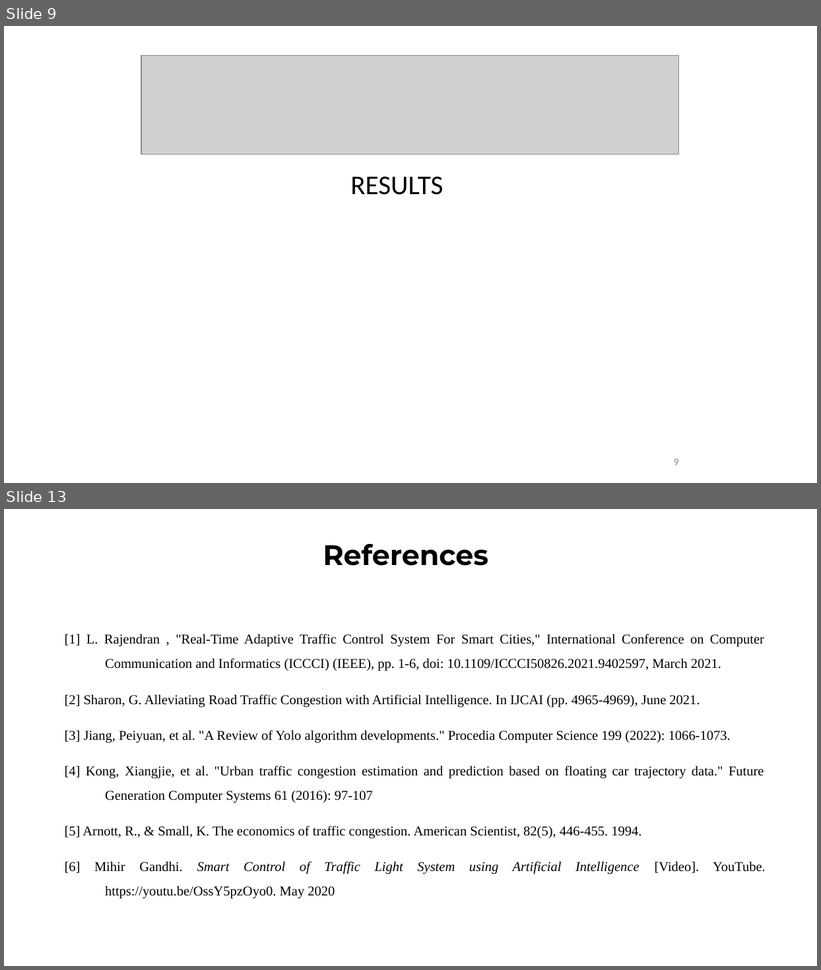
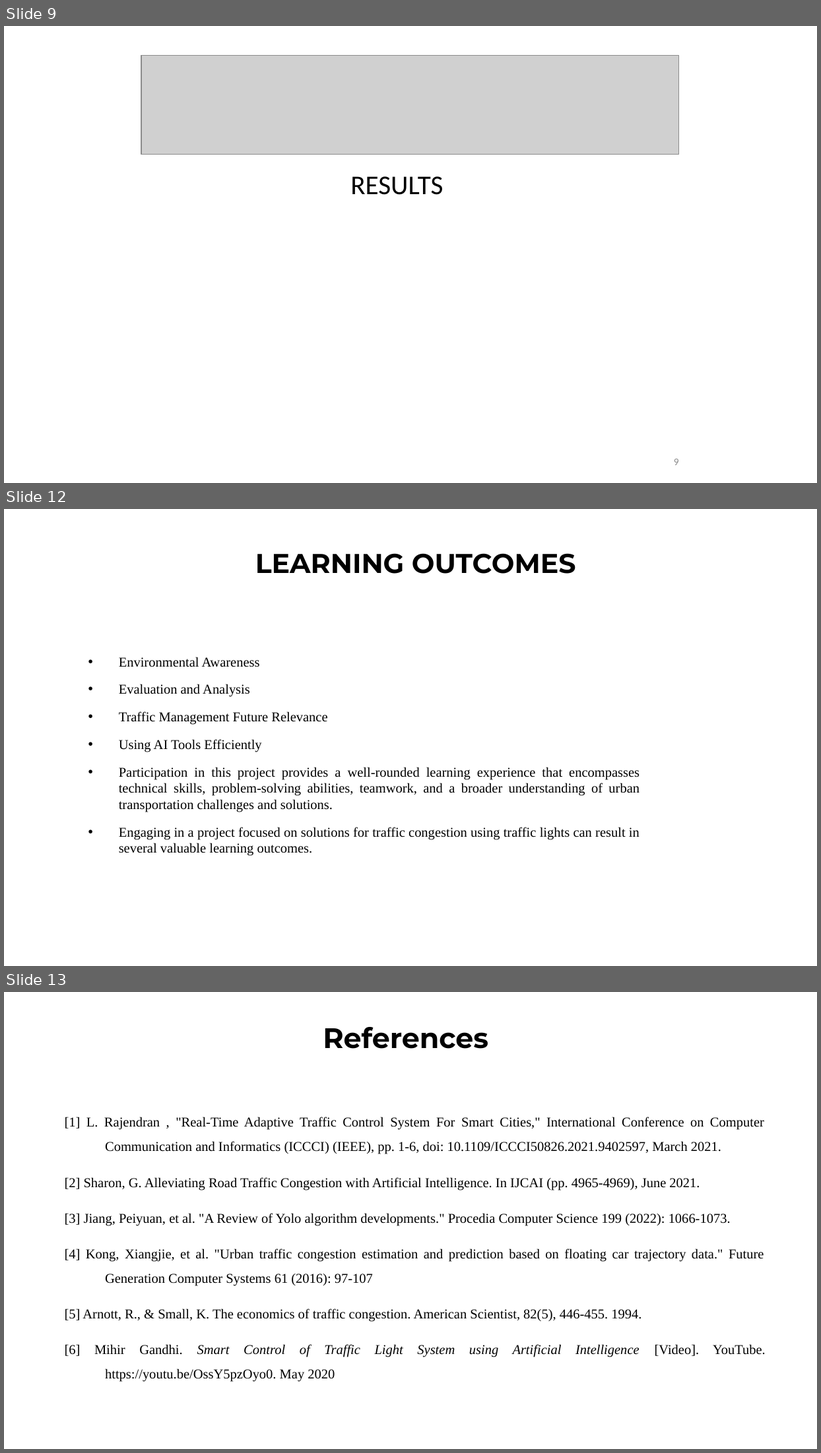
Before and after one commit to Vaibhav-Magadum/MiniProject, a slide deck: Presentation/Presentation_FINAL_DRAFT.pptx. Shown one above the other, each under a label of ours: slides 9 and 13 before the commit, slides 9, 12 and 13 after it; the slides between them are not shown. The pictures are 821x970 and 821x1453 pixels, drawn with LibreOffice and Linux fonts; fonts in the diff are those of the drawing; grey boxes stand for pictures. Boxes give left, top, right and bottom in pixels: in the first picture for what was removed or moved away, otherwise in the second. Text is boxed around its words. In the diff, an @@ line names an element or a change of style, - is before the commit and + after.

```diff
--- a/Presentation/Presentation_FINAL_DRAFT.pptx
+++ b/Presentation/Presentation_FINAL_DRAFT.pptx
@@ slide 12 added at (4, 509, 817, 966), background #FFFFFF @@
@@ title added at (255, 553, 576, 574), 24 pt, text #000000, bold @@
+LEARNING OUTCOMES
@@ text added at (119, 657, 640, 856), 12 pt, text #000000 @@
+• Environmental Awareness
+• Evaluation and Analysis
+• Traffic Management Future Relevance
+• Using AI Tools Efficiently
+• Participation in this project provides a well-rounded learning experience that encompasses technical skills, problem-solving abilities, teamwork, and a broader understanding of urban transportation challenges and solutions.
+• Engaging in a project focused on solutions for traffic congestion using traffic lights can result in several valuable learning outcomes.
```
Also in this commit, not shown: 1 slide changed, 1 other slide added, 2 slides removed.
